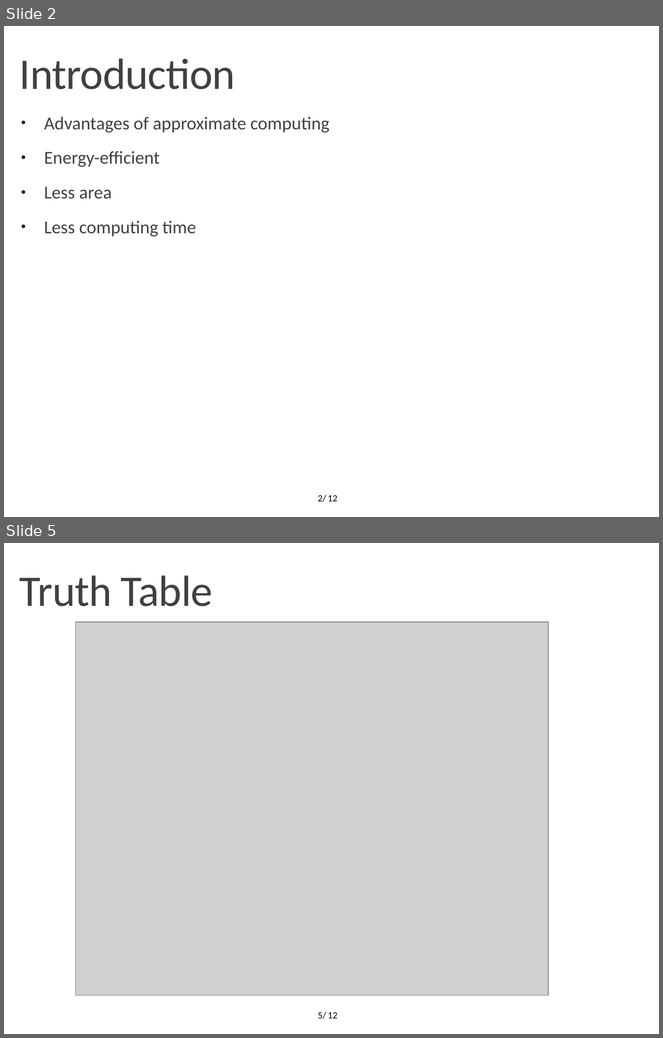
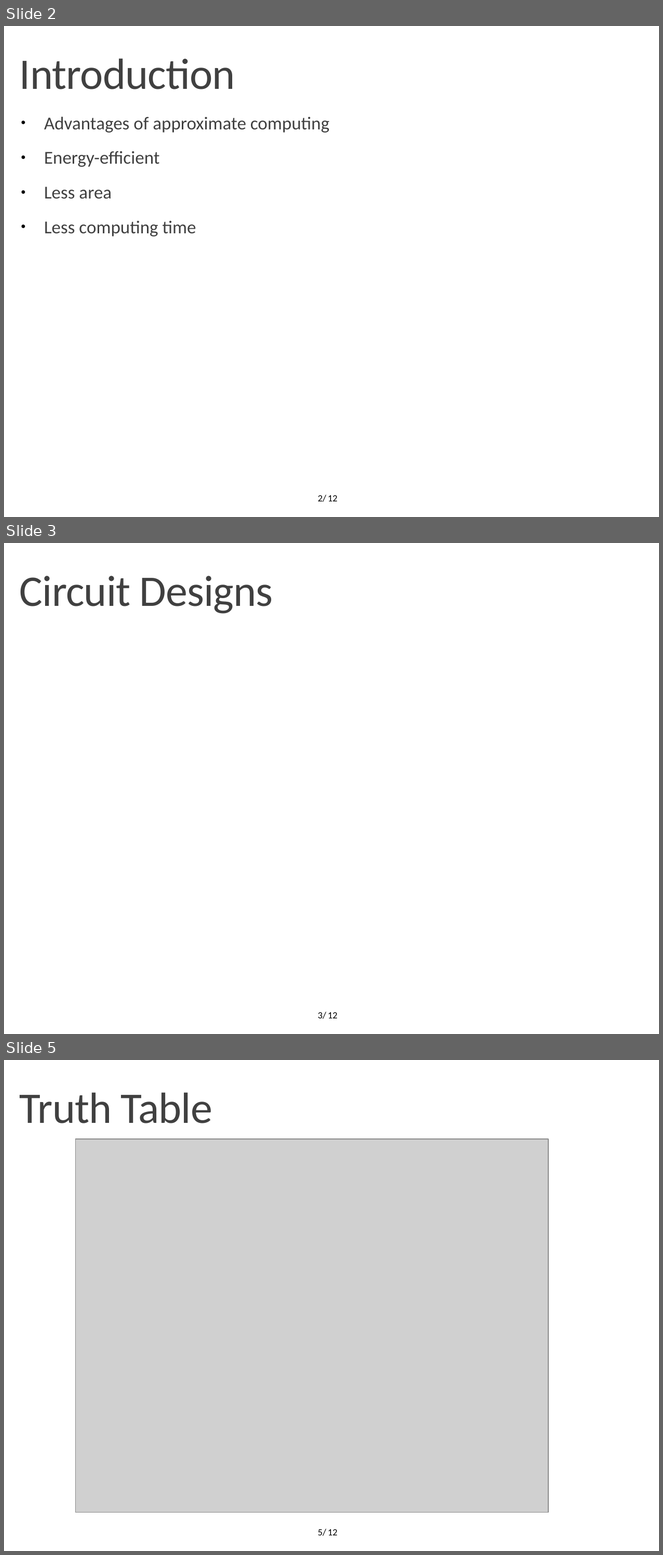
Before and after one commit to OrionLightning/Approximate-Circuit, a slide deck: Presentation Slides/Midterm 23-11-2021.pptx. Shown one above the other, each under a label of ours: slides 2 and 5 before the commit, slides 2, 3 and 5 after it; the slides between them are not shown. The pictures are 663x1038 and 663x1555 pixels, drawn with LibreOffice and Linux fonts; fonts in the diff are those of the drawing; grey boxes stand for pictures; background and template pictures are left out. Boxes give left, top, right and bottom in pixels: in the first picture for what was removed or moved away, otherwise in the second. Text is boxed around its words. In the diff, an @@ line names an element or a change of style, - is before the commit and + after.

```diff
--- a/Presentation Slides/Midterm 23-11-2021.pptx
+++ b/Presentation Slides/Midterm 23-11-2021.pptx
@@ slide 3 added at [4, 543, 659, 1034], background #FFFFFF; not listed: 1 template element that a slide beside it also shows @@
@@ text added at [20, 576, 273, 614], 48 pt, text #404040 @@
+Circuit Designs
@@ page number added at [318, 1012, 326, 1019], 10.5 pt, text #000000 @@
+3/
```
Also in this commit, not shown: 7 slides changed, 1 other slide added, 1 slide removed, 2 other files.
